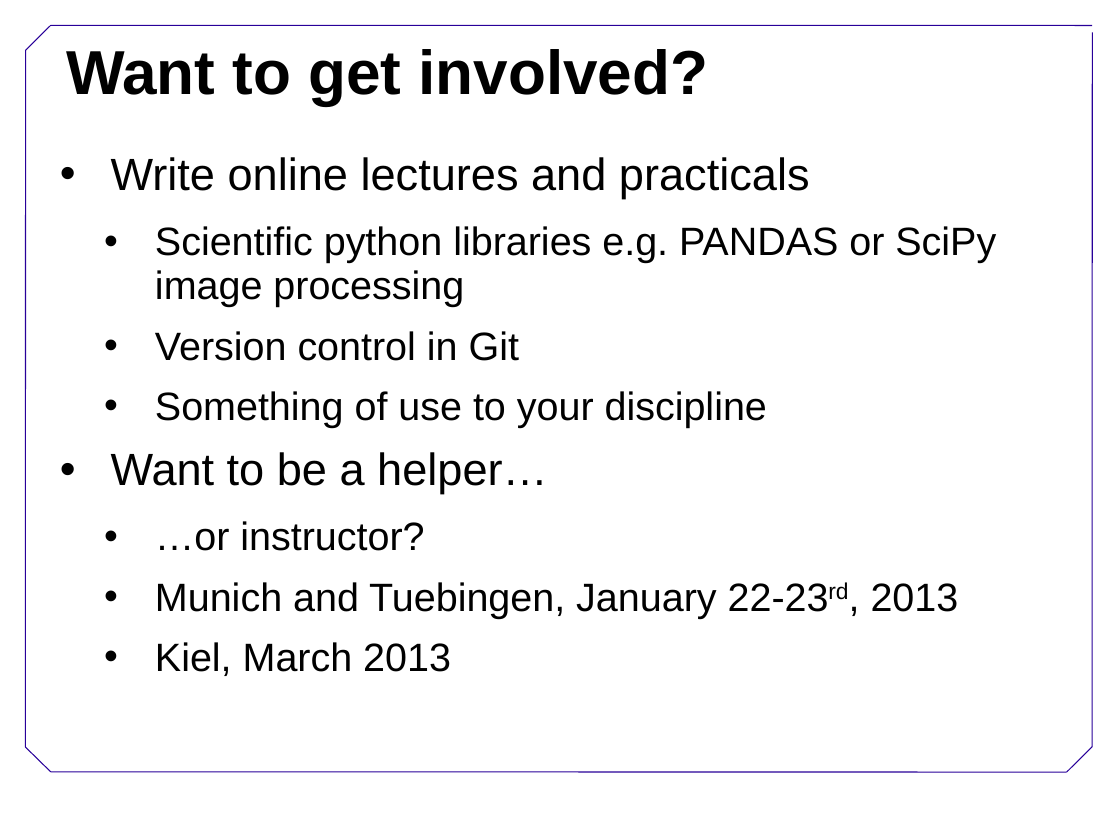
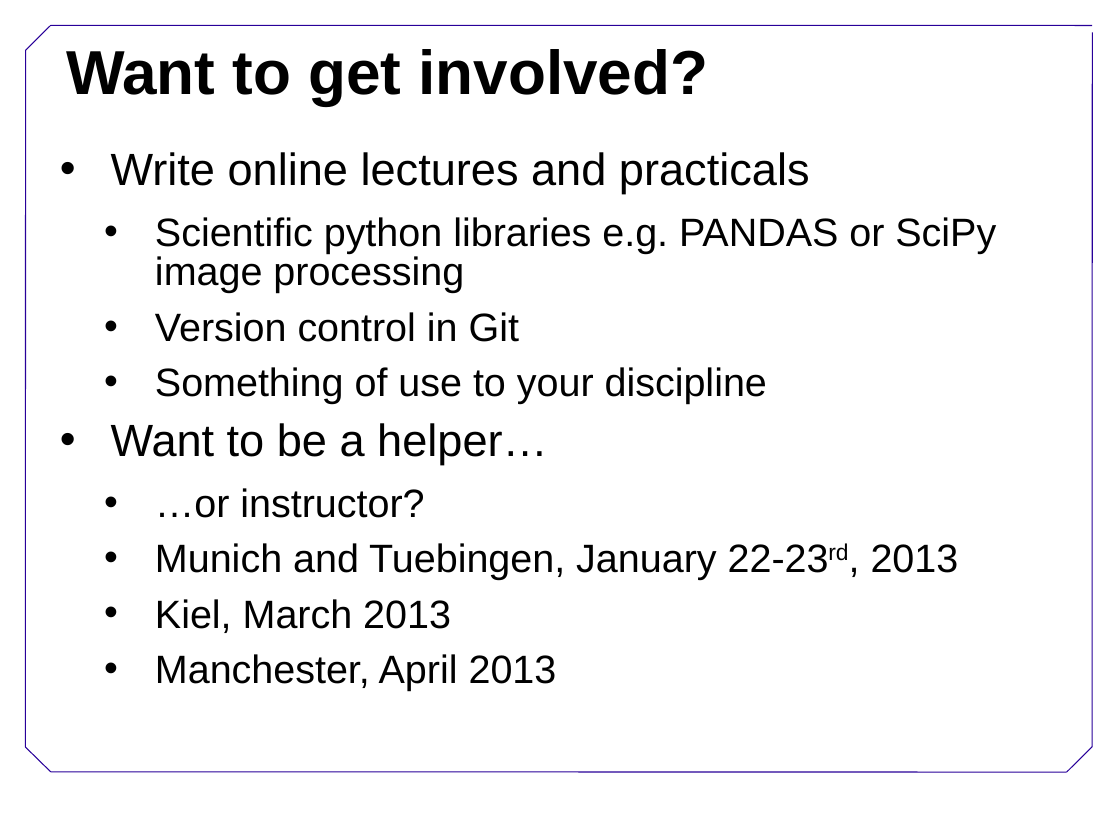
Before and after one commit to swcarpentry/DEPRECATED-boot-camps, a slide deck: slide 7 of Welcome.ppt (slide 6 before the commit). Drawn at 1120x840 pixels with LibreOffice and Linux fonts; fonts in the diff are those of the drawing; background and template pictures are left out. Boxes give left, top, right and bottom in pixels: in the first picture for what was removed or moved away, otherwise in the second. Text is boxed around its words. In the diff, an @@ line names an element or a change of style, - is before the commit and + after.

```diff
--- a/Welcome.ppt
+++ b/Welcome.ppt
@@ text at bbox=[111, 152, 996, 633]: line spacing 0.93 to 0.83 @@
@@ text at bbox=[155, 654, 557, 691]: paragraph added @@
+  • Manchester, April 2013
```
Also in this commit, not shown: 1 other slide changed, 1 slide added.
